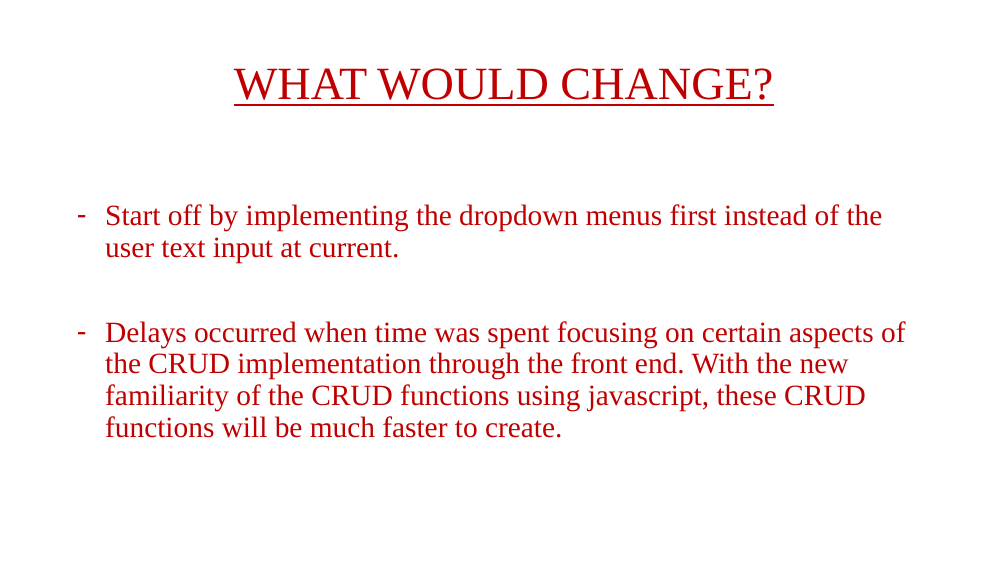
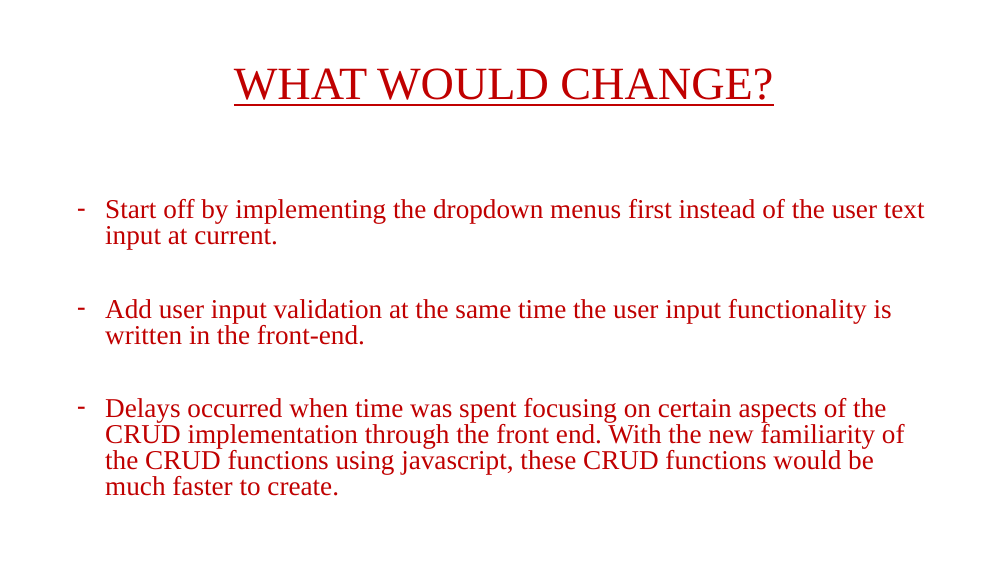
Before and after one commit to z9170qa/Individual-Project, a slide deck: slide 9 of individual_project_documentation/D&D INTERFACE.pptx. Drawn at 1008x567 pixels with LibreOffice and Linux fonts; fonts in the diff are those of the drawing; background and template pictures are left out. Boxes give left, top, right and bottom in pixels: in the first picture for what was removed or moved away, otherwise in the second. Text is boxed around its words. In the diff, an @@ line names an element or a change of style, - is before the commit and + after.

```diff
--- a/individual_project_documentation/D&D INTERFACE.pptx
+++ b/individual_project_documentation/D&D INTERFACE.pptx
@@ text at bbox=[105, 199, 925, 250]: size 28 to 25.9 pt in "Start off by implementing the dropdown menus ..."; line spacing 0.9 to 0.8 @@
@@ text at bbox=[105, 299, 905, 496]: text changed; size 28 to 25.9 pt @@
-– Delays occurred when time was spent focusing on certain aspects of the CRUD implementation through the front end. With the new familiarity of the CRUD functions using javascript, these CRUD functions will be much faster to create.
+– Add user input validation at the same time the user input functionality is written in the front-end.
+– Delays occurred when time was spent focusing on certain aspects of the CRUD implementation through the front end. With the new familiarity of the CRUD functions using javascript, these CRUD functions would be much faster to create.
```
Also in this commit, not shown: 1 other slide changed, 1 other file.
